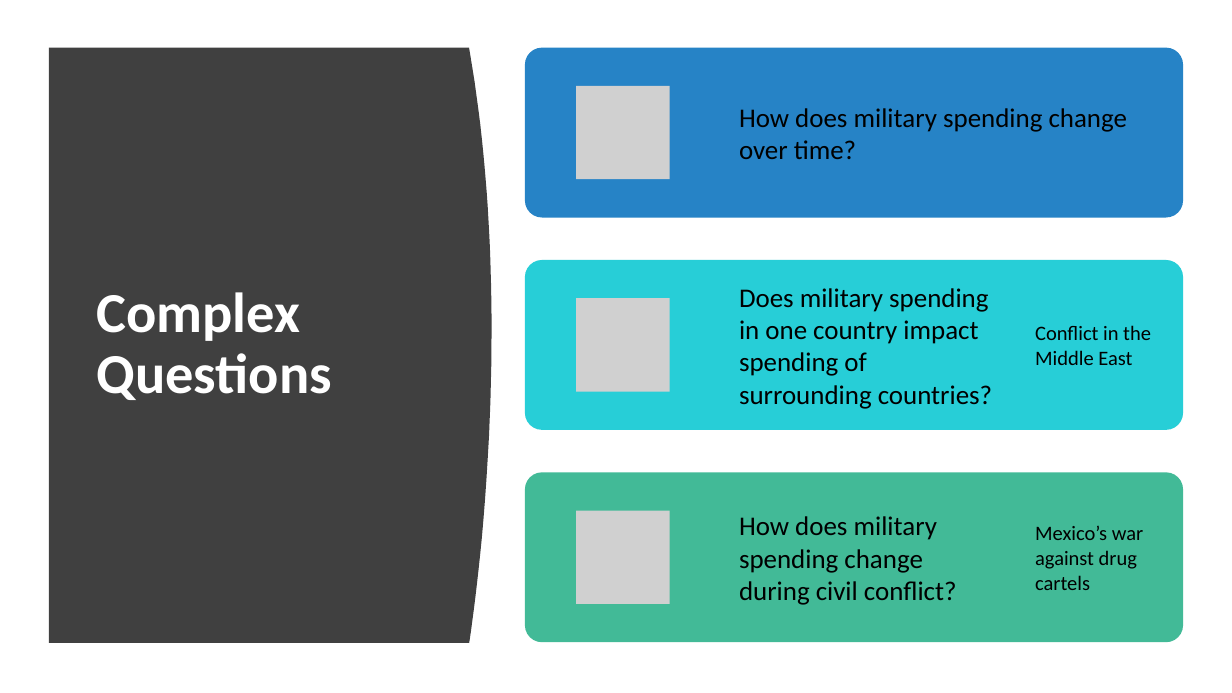
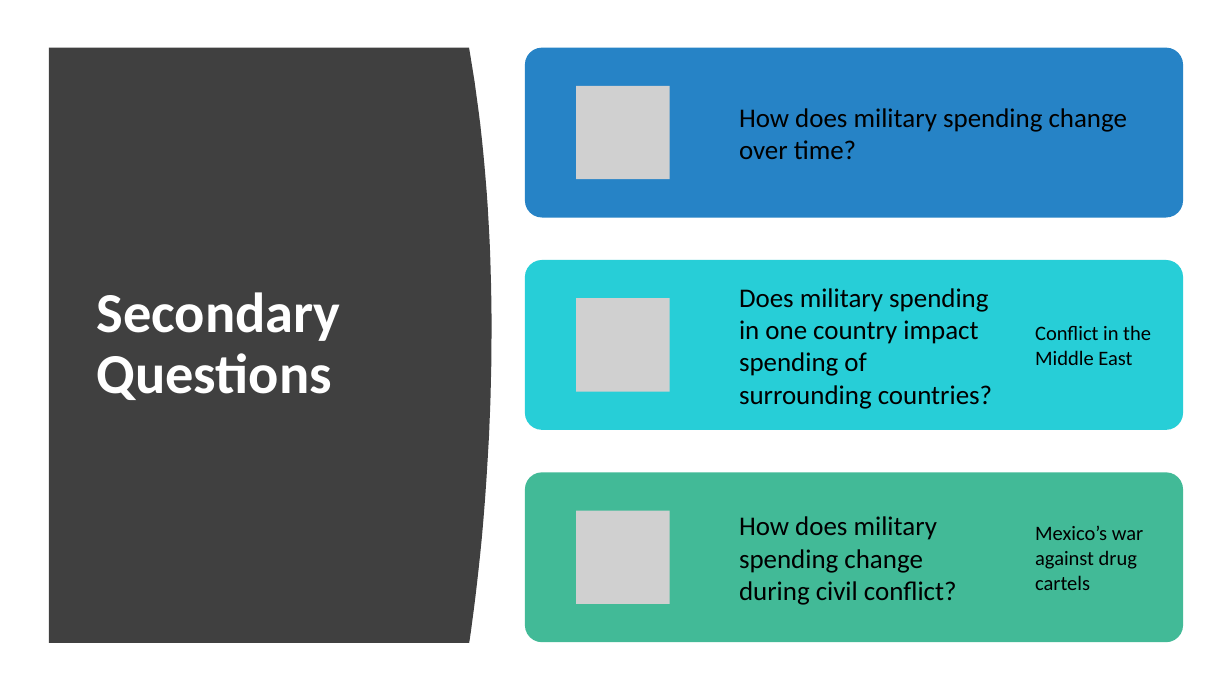
Before and after one commit to xazip/ds202_Final_Project, a slide deck: slide 6 of DS 202 Final Presentation.pptx. Drawn at 1232x693 pixels with LibreOffice and Linux fonts; fonts in the diff are those of the drawing; grey boxes stand for pictures. Boxes give left, top, right and bottom in pixels: in the first picture for what was removed or moved away, otherwise in the second. Text is boxed around its words. In the diff, an @@ line names an element or a change of style, - is before the commit and + after.

```diff
--- a/DS 202 Final Presentation.pptx
+++ b/DS 202 Final Presentation.pptx
@@ title at [96, 292, 340, 400]: text changed @@
-Complex
-Questions
+Secondary
+Questions
```
Also in this commit, not shown: 7 other slides changed, 3 slides added.
